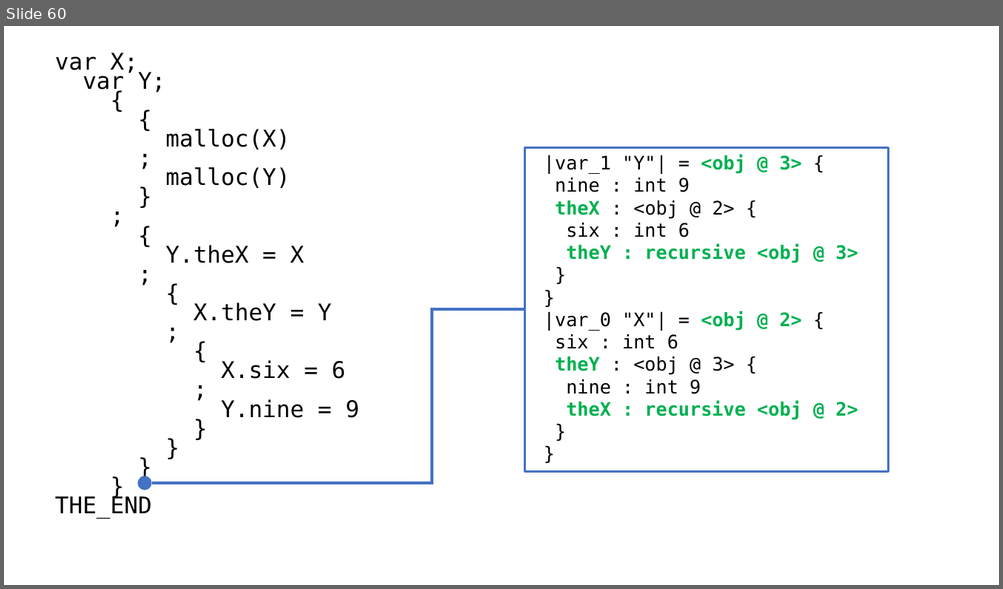
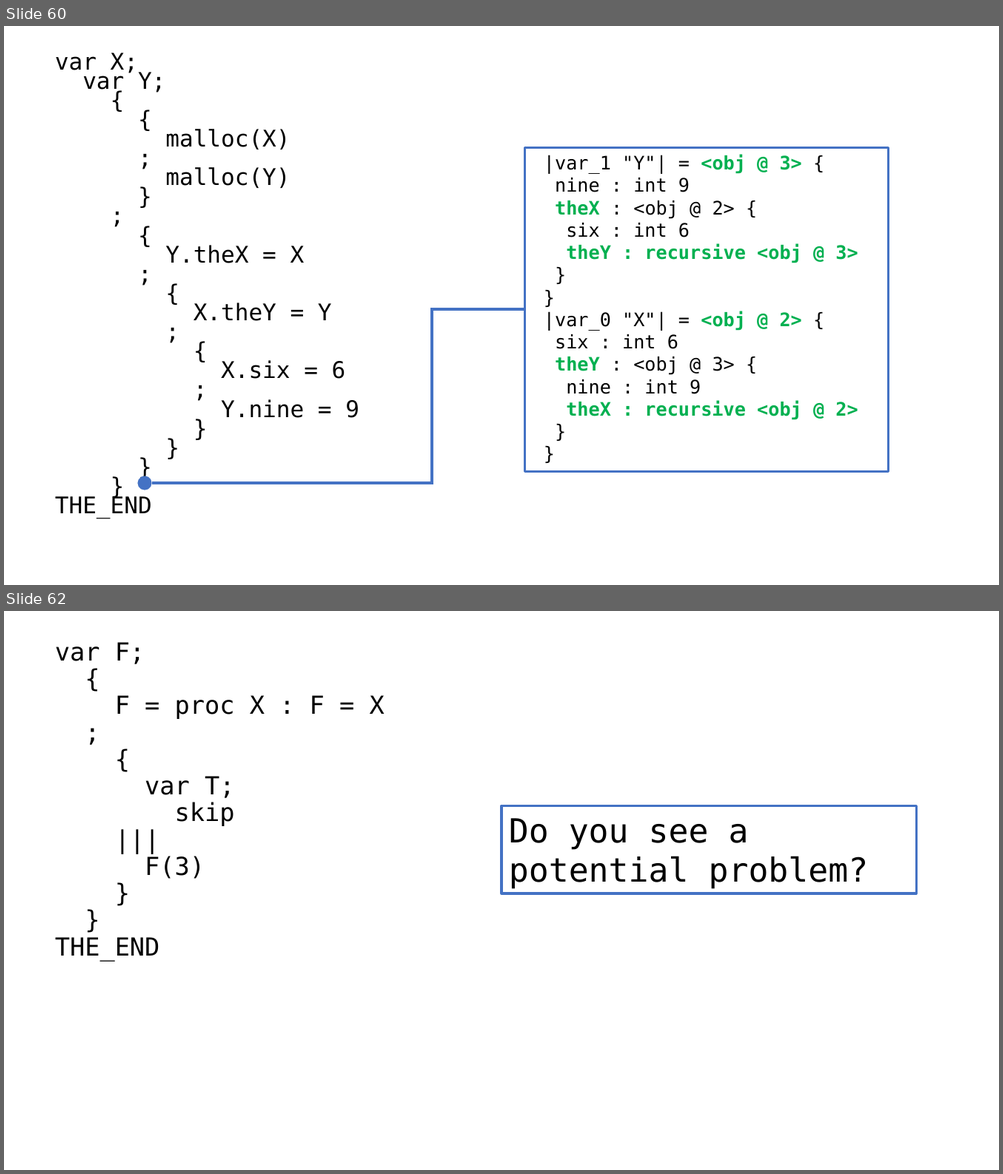
Before and after one commit to Daniel-Chin/HPL, a slide deck: miniOO/report.pptx. Shown one above the other, each under a label of ours: slide 60 before the commit, slides 60 and 62 after it; the slides between them are not shown. The pictures are 1003x589 and 1003x1174 pixels, drawn with LibreOffice and Linux fonts; fonts in the diff are those of the drawing. Boxes give left, top, right and bottom in pixels: in the first picture for what was removed or moved away, otherwise in the second. Text is boxed around its words. In the diff, an @@ line names an element or a change of style, - is before the commit and + after.

```diff
--- a/miniOO/report.pptx
+++ b/miniOO/report.pptx
@@ slide 62 added at bbox=[4, 611, 999, 1170], background #FFFFFF @@
@@ text added at bbox=[55, 642, 384, 961], 24 pt, text #000000 @@
+var F;
+{
+F = proc X : F = X
+;
+{
+var T;
+skip
+|||
+F(3)
+}
+}
+THE_END
@@ rectangle added at bbox=[502, 806, 916, 894], outline #4472C4 2.25 pt, 32 pt, text #000000 @@
+Do you see a potential problem?
```
Also in this commit, not shown: 3 other slides added, 10 other files.
